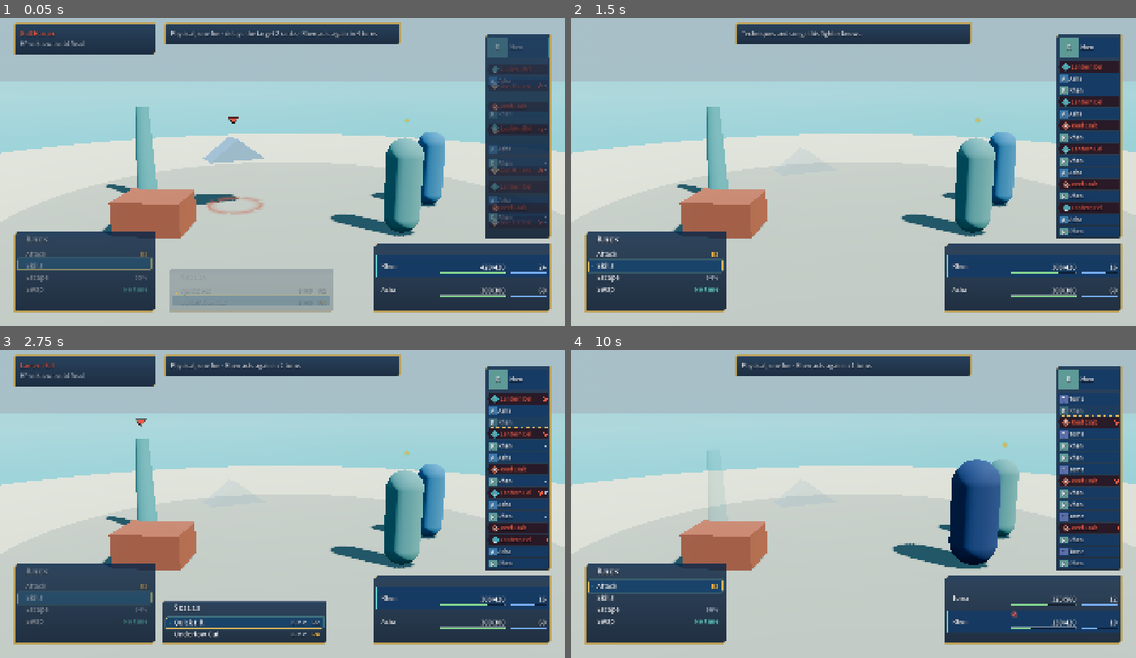
Above: before the commit, frames 1-4 (two rows, left to right).
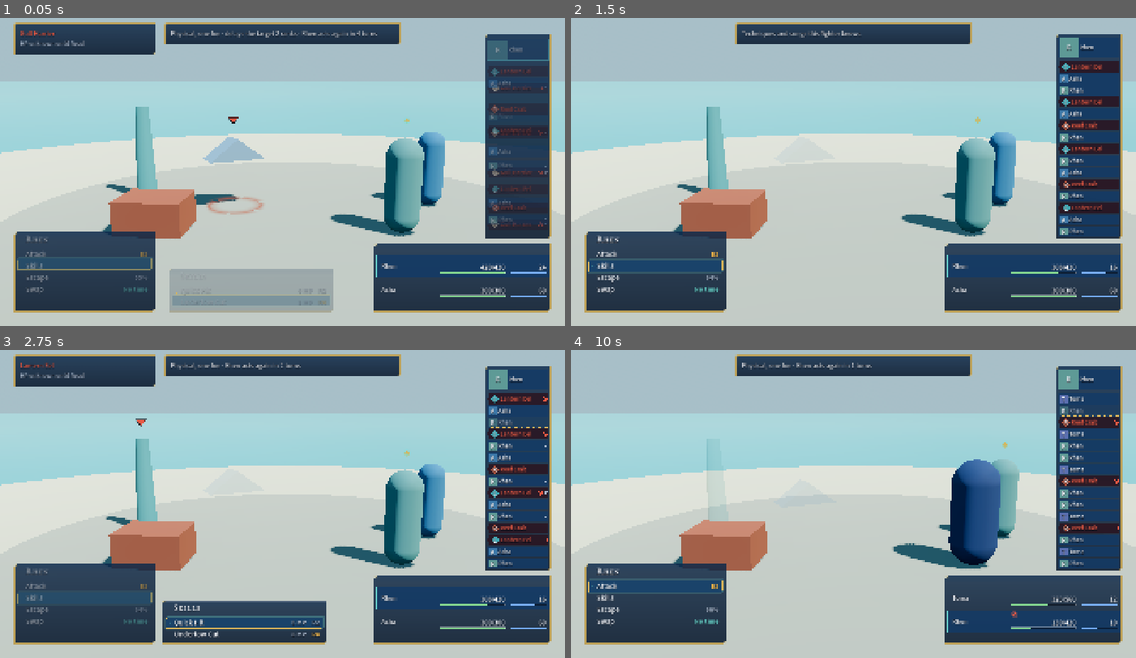
Above: after the commit, the same moments.

Repository: LeviticusFigglebottom/ClaudalFantasyX
Game: Godot game, scene res://game/battle/scene/shots/battle_player_preview.tscn
The game is run twice, just before and just after one commit, with the same random seed, the same clock (stepped at 60 frames per second) and the same inputs. This scene is started directly instead of the project's main scene.
Inputs (mouse positions are in pixels of both pictures, inside the frame that each line leads up to):
- Up to frame 1 (0.05 s): no input
- Up to frame 2 (1.5 s): tap Enter (ui_accept) at 0.5, 0.77, 1.07 s; move the mouse to (977, 150) at 0.52 s; hold Right (ui_right) 0.53-1.28 s; click (977, 150) at 0.67 s; move the mouse to (740, 184) at 1.27 s; hold Down (ui_down) from 1.28 s (still down)
- Up to frame 3 (2.75 s): tap Enter (ui_accept) at 1.52, 1.82 s; move the mouse to (339, 430) at 2.02 s; release Down (ui_down) at 2.03 s; hold Right (ui_right) from 2.03 s (still down)
- Up to frame 4 (10 s): tap Enter (ui_accept) at 2.75, 3.02, 3.32, 3.77, 4.07, 4.52, 4.82, 5.75, 6.02, 6.32, 6.77, 7.07, 7.52, 7.82, 9.02, 9.32, 9.77 s; move the mouse to (825, 562) at 2.77 s; release Right (ui_right) at 2.78 s; hold Up (ui_up) 2.78-3.53 s; click (825, 562) at 2.92 s; move the mouse to (1023, 547) at 3.52 s; hold Left (ui_left) 3.53-5.03 s; move the mouse to (684, 451) at 4.27 s; move the mouse to (881, 500) at 5.02 s; hold Down (ui_down) 5.03-5.78 s; click (881, 500) at 5.17 s; move the mouse to (768, 420) at 5.77 s; hold Right (ui_right) 5.78-6.53 s; move the mouse to (977, 482) at 6.52 s; hold Up (ui_up) 6.53-7.28 s; move the mouse to (740, 516) at 7.27 s; hold Right (ui_right) 7.28-8.03 s; click (740, 516) at 7.42 s; move the mouse to (910, 430) at 8.02 s; hold Down (ui_down) 8.03-8.78 s; move the mouse to (825, 562) at 8.77 s; hold Left (ui_left) 8.78-9.53 s; move the mouse to (1023, 547) at 9.52 s; hold Up (ui_up) from 9.53 s (still down); click (1023, 547) at 9.67 s

The runs differ from the first frame. In frame 1, 0.9% of the frame differs, in the area x 86-98%, y 6-69%; in frame 2, less than 0.1%; in frame 3, less than 0.1%; in frame 4, less than 0.1%.

Commit message:
M1-CMB-01: fix damage/heal number sign, follow the next actor during holds
ActionResult.amount is positive for HP lost, so damage numbers showed in the
heal color; a test now checks kinds by sign. During the post-action pause the
party highlight follows the timeline's next actor and the actor marker hides.
Turns entering the bottom of the timeline rise in from one pitch below
instead of overlapping a staggered chip. Gull Harrier stand-in hovers lower.

Co-Authored-By: Claude Opus 5.5 <noreply@anthropic.com>
Claude-Session: https://claude.ai/code/session_01Bg3iP7cPGyjbX4CyniBahc

Diff:
--- a/game/battle/scene/battle_controller.gd
+++ b/game/battle/scene/battle_controller.gd
@@ -263,6 +263,9 @@
 	hud.commands.visible = false
 	hud.timeline.note_turn_taken(actor_id)
 	_show_timeline(TurnTimeline.MODE_TURN)
+	# The order already shows who is next; the party highlight and actor marker follow it.
+	hud.party.set_current(current_actor_id())
+	hud.target_cursor.show_actor(Vector2.ZERO, false)
 	hud.party.refresh(pacing_scale > 0.0, _pace(&"action_hold_sec") * 0.5)
 	stage.refresh_ko(engine)
 	_wait(_pace(&"action_hold_sec"), _next_turn)
@@ -594,7 +597,8 @@
 		var tid: StringName = hit["target_id"]
 		var target := engine.find(tid)
 		var f := stage.stand_in(tid)
-		if f != null and int(hit["amount"]) < 0:
+		# ActionResult.amount: positive = HP lost, negative = HP restored (BattleEngine._resolve_on).
+		if f != null and int(hit["amount"]) > 0:
 			f.flinch()
 		if not show_damage_numbers or target == null:
 			continue
@@ -605,10 +609,10 @@
 		var amount := int(hit["amount"])
 		if not bool(hit["hit"]):
 			hud.pop_number(tr("HUD_MISS"), at, DamageNumber.KIND_MISS, ally, false, n)
+		elif amount > 0:
+			hud.pop_number(str(amount), at, DamageNumber.KIND_DAMAGE, ally, bool(hit["crit"]), n)
 		elif amount < 0:
-			hud.pop_number(str(-amount), at, DamageNumber.KIND_DAMAGE, ally, bool(hit["crit"]), n)
-		elif amount > 0:
-			hud.pop_number(str(amount), at, DamageNumber.KIND_HEAL, ally, false, n)
+			hud.pop_number(str(-amount), at, DamageNumber.KIND_HEAL, ally, false, n)
 
 
 func _wait(sec: float, then: Callable) -> void:
--- a/game/ui/battle/battle_hud.gd
+++ b/game/ui/battle/battle_hud.gd
@@ -6,6 +6,8 @@
 
 ## Damage numbers spawned this battle (tests read it).
 var damage_numbers_shown := 0
+## The most recent numbers: [{text, kind, on_ally, crit}] (tests and debug overlays).
+var recent_numbers: Array[Dictionary] = []
 
 var _damage_m: Dictionary = {}
 
@@ -40,6 +42,9 @@
 	_damage_layer.add_child(n)
 	n.pop(text, at - Vector2(0.0, HudLayout.num(_damage_m, "stack_px") * stack), kind, on_ally, crit, _damage_m)
 	damage_numbers_shown += 1
+	recent_numbers.append({"text": text, "kind": kind, "on_ally": on_ally, "crit": crit})
+	if recent_numbers.size() > CtbTimeline.PREVIEW_LENGTH:
+		recent_numbers.pop_front()
 
 
 func set_combat_ui_visible(on: bool) -> void:
--- a/game/ui/battle/turn_timeline.gd
+++ b/game/ui/battle/turn_timeline.gd
@@ -147,7 +147,9 @@
 			chip.setup(_metrics)
 			add_child(chip)
 			_chips[key] = chip
-			chip.position = r.position
+			# A turn entering the bottom of the order rises in from one pitch below.
+			var from_below := HudLayout.num(_metrics, "chip_pitch") if mode == MODE_TURN else 0.0
+			chip.position = r.position + Vector2(0.0, from_below)
 			chip.size = r.size
 			chip.modulate.a = 0.0
 		chip.target_color = _target_color
--- a/tests/unit/test_battle_controller.gd
+++ b/tests/unit/test_battle_controller.gd
@@ -90,6 +90,32 @@
 	assert_true(target.hp < hp_before or ctl.hud.damage_numbers_shown > 0, "a hit or a miss is shown")
 	assert_true(ctl.hud.damage_numbers_shown > 0)
 	assert_true(ctl.state in [BattleController.STATE_COMMAND, BattleController.STATE_RESULT])
+	_free()
+
+
+func test_numbers_use_damage_and_heal_kinds_by_sign() -> void:
+	_start()
+	_to_turn_of(&"rhen")
+	ctl.hud.recent_numbers.clear()
+	var foe := ctl.engine.living_foes_of(ctl.engine.current)[0]
+	var hp := foe.hp
+	var r := ctl.act(&"attack", [foe.id])
+	var first: Dictionary = ctl.hud.recent_numbers[0]
+	if bool(r.hits[0]["hit"]):
+		assert_eq(first["kind"], DamageNumber.KIND_DAMAGE, "a hit on a foe pops a damage number")
+		assert_eq(first["text"], str(hp - foe.hp), "showing the HP it lost")
+		assert_false(first["on_ally"])
+	else:
+		assert_eq(first["kind"], DamageNumber.KIND_MISS)
+	for n in ctl.hud.recent_numbers:
+		if n["on_ally"] and n["kind"] != DamageNumber.KIND_MISS:
+			assert_eq(n["kind"], DamageNumber.KIND_DAMAGE, "enemy hits on the party are damage (ui_danger)")
+	_to_turn_of(&"asha")
+	ctl.hud.recent_numbers.clear()
+	ctl.act(&"mend", [&"asha"])
+	var heal: Dictionary = ctl.hud.recent_numbers[0] if not ctl.hud.recent_numbers.is_empty() else {}
+	if not heal.is_empty() and heal["text"] != "0":
+		assert_eq(heal["kind"], DamageNumber.KIND_HEAL, "Mend pops a heal number")
 	_free()
 
 
